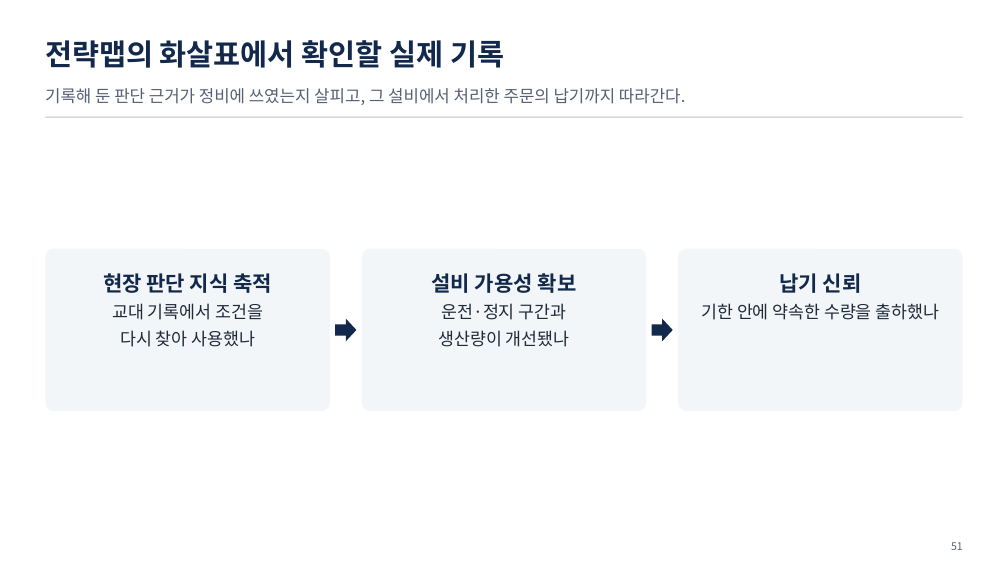
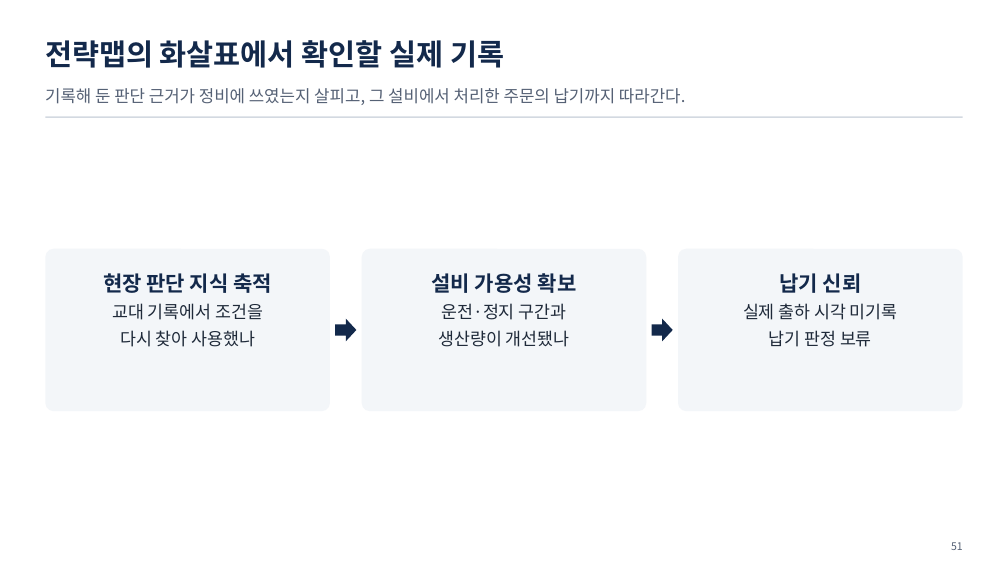
Before and after one commit to uengine-oss/hyd-iot-edu, a slide deck: slide 51 of workspace/강의제작/산출물/통합반/이론/03회차/통합반_03일차.pptx. Drawn at 1008x567 pixels with LibreOffice and Linux fonts; fonts in the diff are those of the drawing. Boxes give left, top, right and bottom in pixels: in the first picture for what was removed or moved away, otherwise in the second. Text is boxed around its words. In the diff, an @@ line names an element or a change of style, - is before the commit and + after.

Commit message:
통합반 3회차 42~62장 성과 비교 덱·낭독을 실제 원화 손익과 기준 렌더로 검토·수정

```diff
--- a/workspace/강의제작/산출물/통합반/이론/03회차/통합반_03일차.pptx
+++ b/workspace/강의제작/산출물/통합반/이론/03회차/통합반_03일차.pptx
@@ text at <box>743,303,898,347</box>: text changed @@
-기한 안에 약속한 수량을 출하했나
+실제 출하 시각 미기록
+납기 판정 보류
```
Also in this commit, not shown: 12 other slides changed, 35 other files.
